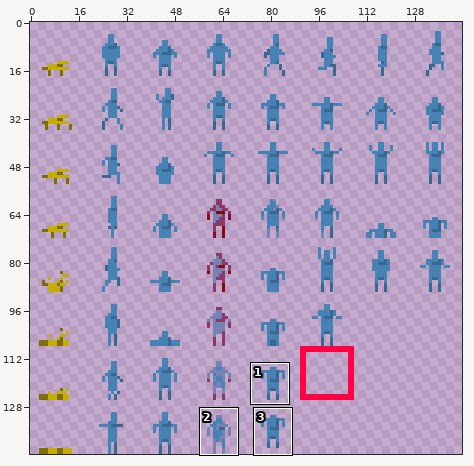
One commit to this sprite sheet: media/images/sprites.png. Above: a wide view before the commit, with the close-up outlined.
Close-up. First the earlier version:
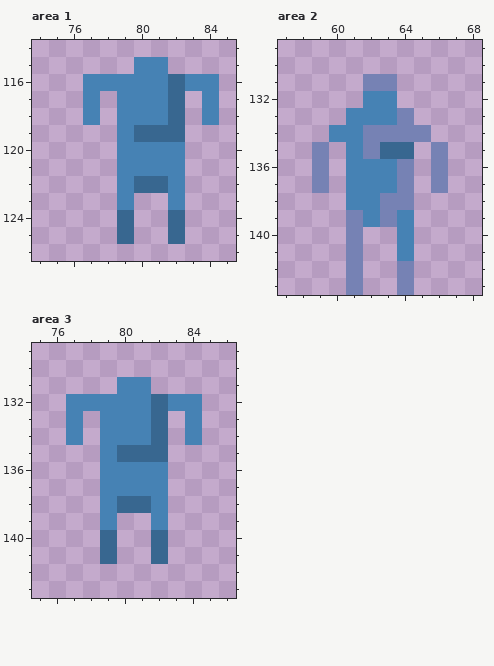
The file is 144x144 pixels. Shown: area 1: x 74..85, y 114..126; area 2: x 57..68, y 129..143; area 3: x 75..86, y 129..143. The commit also changed other parts of the picture, which this record leaves out.
Now the later version:
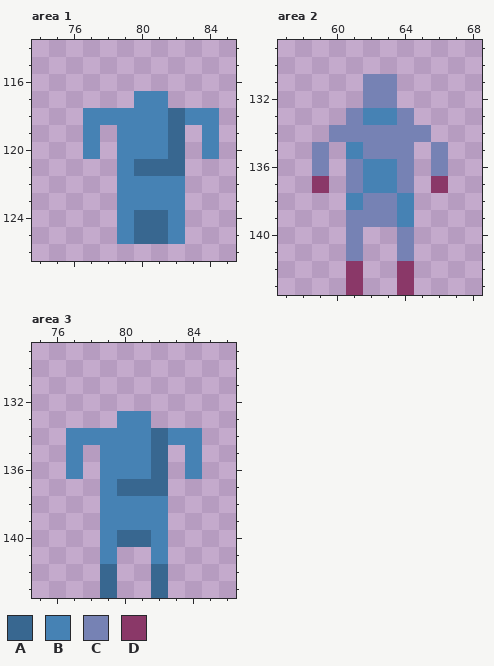
Palette (. is transparent): A #386790  B #4682b4  C #7682b4  D #8a3868
The exact change:
Area 1:
y 115: x 80..81 BB -> ..
y 116: x 77..84 BBBBBABB -> ........
y 117: x 77 B -> .; x 79 B -> .; x 82 A -> .; x 84 B -> .
y 118: x 78 . -> B; x 83 . -> B
y 119: x 77 . -> B; x 80..81 AA -> BB; x 84 . -> B
y 120: x 77 . -> B; x 82 B -> A; x 84 . -> B
y 121: x 80..82 BBB -> AAA
y 122: x 80..81 AA -> BB
y 123: x 80..81 .. -> BB
y 124..125: x 79..82 A..A -> BAAB
Area 2:
y 132: x 62..63 BB -> CC
y 133: x 61 B -> C
y 134: x 60..61 BB -> CC
y 135: x 63..64 AA -> CC
y 136: x 61 B -> C
y 137: x 59 C -> D; x 61 B -> C; x 66 C -> D
y 138: x 62 B -> C; x 64 C -> B
y 139: x 62 B -> C
y 140..141: x 64 B -> C
y 142..143: x 61 C -> D; x 64 C -> D
Area 3:
y 131: x 80..81 BB -> ..
y 132: x 77..84 BBBBBABB -> ........
y 133: x 77 B -> .; x 79 B -> .; x 82 A -> .; x 84 B -> .
y 134: x 78 . -> B; x 83 . -> B
y 135: x 77 . -> B; x 80..81 AA -> BB; x 84 . -> B
y 136: x 77 . -> B; x 82 B -> A; x 84 . -> B
y 137: x 80..82 BBB -> AAA
y 138: x 80..81 AA -> BB
y 139: x 80..81 .. -> BB
y 140: x 79..82 A..A -> BAAB
y 141: x 79 A -> B; x 82 A -> B
y 142..143: x 79 . -> A; x 82 . -> A
Pixel boxes of the changes (left, top, right, bottom) in both close-ups:
changed: (83, 57, 219, 244)
changed: (312, 91, 448, 295)
changed: (66, 377, 202, 598)
